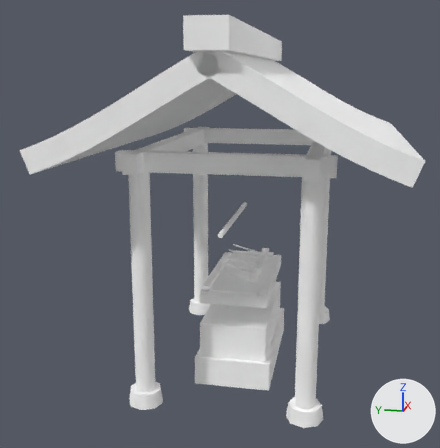
A saved change to the glTF model public/assets/models/architecture/temizuya.glb.
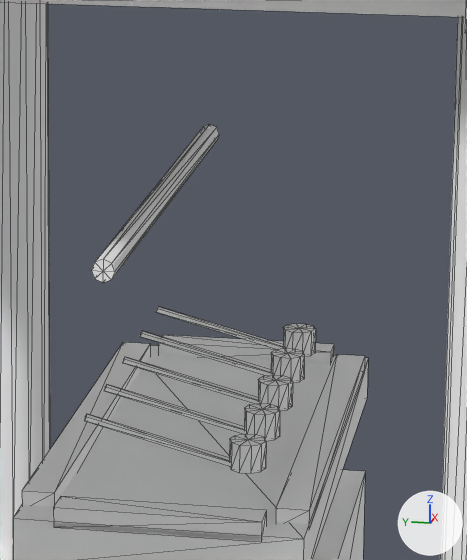
The first picture shows the older version from a 50 mm camera at (-6.61, -1.04, 3.23) aimed at (-0.11, 0.26, 1.61). The close-ups show the older and then the newer version on the part from 45% to 69% of the width and 39% to 67% of the height of that picture. Only the edits that show in the close-ups are written down. Arrows for +X, +Y and +Z are at lower right; the lights stay in place. The close-ups show mesh edges as thin lines. Where no turn or scale is listed for an object, it has been applied to the vertices. Vertices at exactly the same position are counted once.

The first close-up shows 'temizuya'.
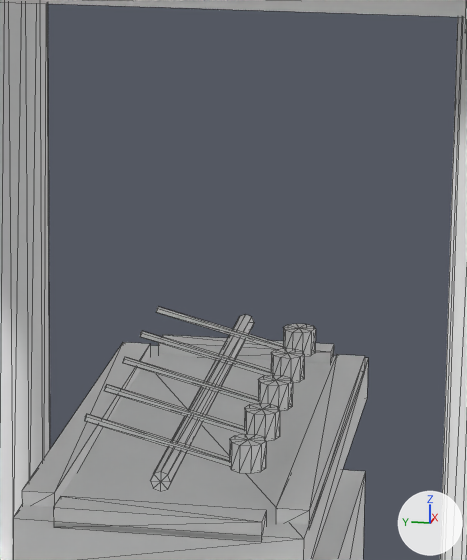
Diff of the bpy script that builds the scene:
```diff
--- a/public/assets/models/architecture/temizuya.glb.py
+++ b/public/assets/models/architecture/temizuya.glb.py
@@ me_temizuya @@
 me_temizuya.from_pydata(...)  # 573 vertices, 1024 faces; spans x -1.95..1.95, y -1.65..1.65, z -1.83..1.83
 # used by ob_temizuya; location = (0.0, 0.0, 1.827)
+# me_temizuya part 1: the loose piece of 18 vertices spanning x -1.4..0.0, y -0.02..0.02, z -0.03..0.02 is moved by (0.7, 0.0, -0.7)
 me_temizuya.materials.append(mat_wood_old)
```

Boxes (x1, y1, x2, y2) around the edits, measured in the close-ups (467 x 560 px; the box of a moved part takes in the faces that stretch with it):
part 1 of me_temizuya, moved or reshaped
    before: (91, 124, 219, 283)
    after: (150, 314, 254, 492)
